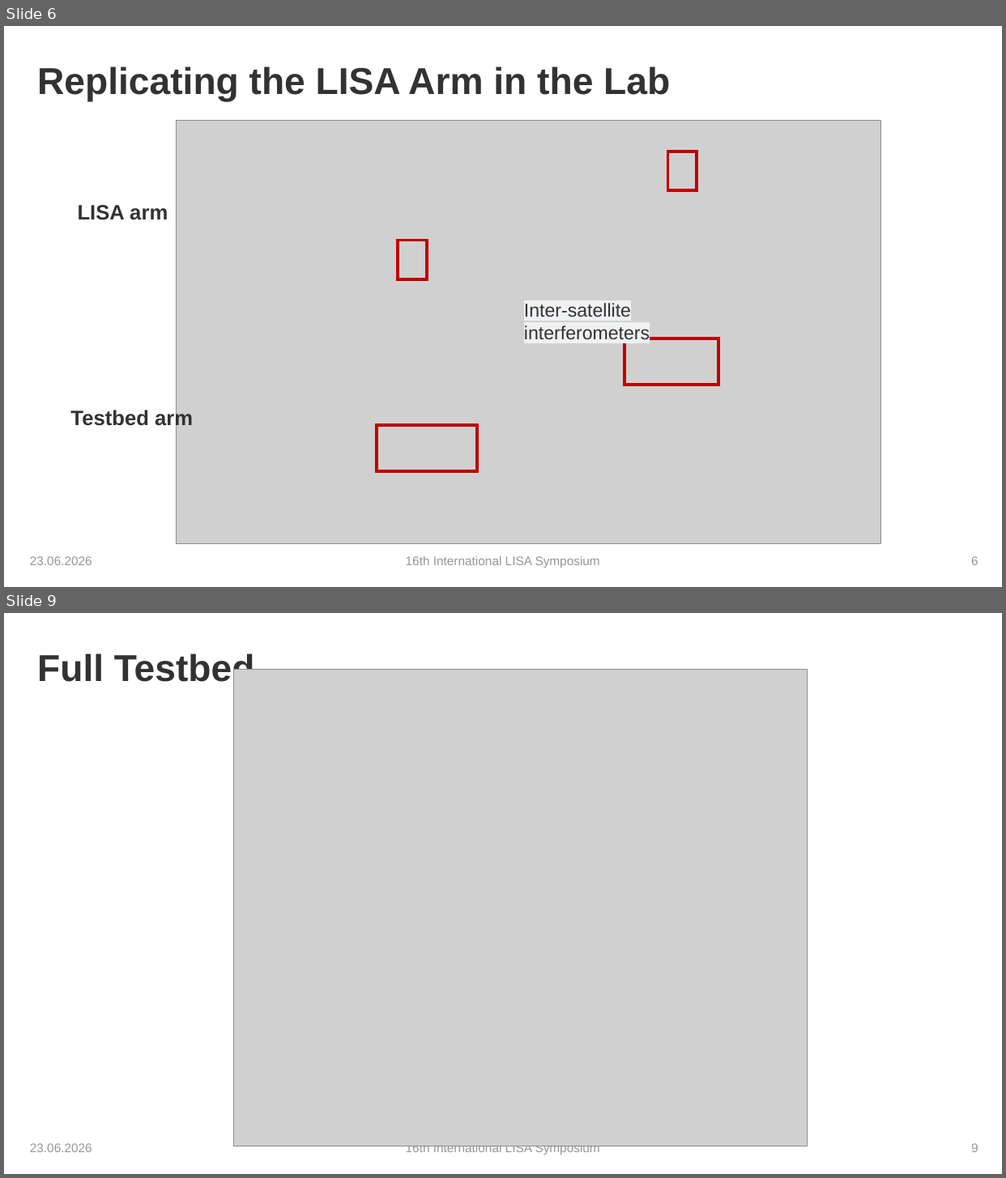
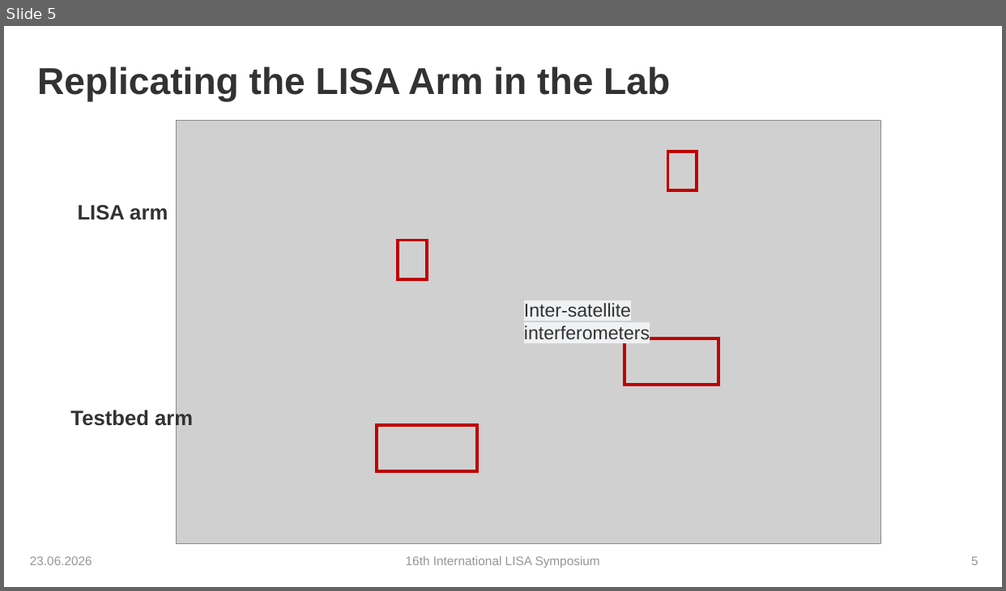
Before and after one commit to karinkruuse/Esitlused, a slide deck: Kruuse_Symposium_2026 - Copy.pptx. Shown one above the other, each under a label of ours: slides 6 and 9 before the commit, slide 5 after it; the slides between them are not shown. The pictures are 1006x1178 and 1006x591 pixels, drawn with LibreOffice and Linux fonts; fonts in the diff are those of the drawing; grey boxes stand for pictures; background and template pictures are left out. Boxes give left, top, right and bottom in pixels: in the first picture for what was removed or moved away, otherwise in the second. Text is boxed around its words. In the diff, an @@ line names an element or a change of style, - is before the commit and + after.

```diff
--- a/Kruuse_Symposium_2026 - Copy.pptx
+++ b/Kruuse_Symposium_2026 - Copy.pptx
@@ slide 9 removed at bbox=[4, 613, 1002, 1174], background #FFFFFF @@
@@ title removed at bbox=[37, 653, 255, 688] @@
-Full Testbed
@@ picture removed at bbox=[234, 669, 808, 1147] @@
@@ text removed at bbox=[30, 1144, 92, 1152] @@
-23.06.2026
@@ text removed at bbox=[406, 1146, 600, 1156] @@
-16th International LISA Symposium
@@ page number removed at bbox=[971, 1144, 978, 1152] @@
-9
@@ what was slide 6 is now slide 5 @@
```
Also in this commit, not shown: 11 slides changed, 1 other slide removed.
